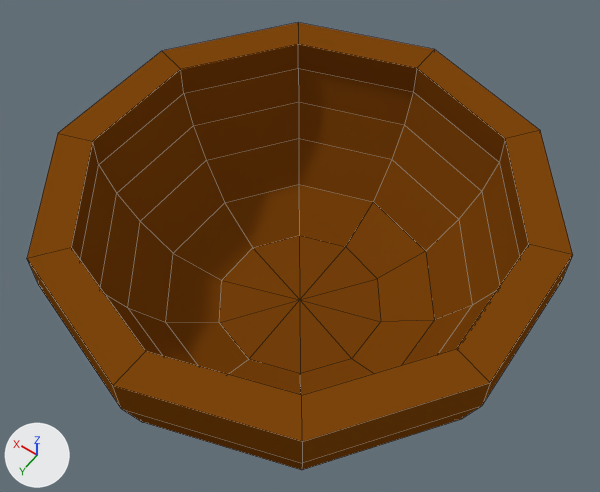
The Blender file Content/Environment/Pickupable/WoodenBowl/Meshes/SM_WoodenBowl_001.blend, before and after one commit.
Rendered twice from a 50 mm camera at (-0.12, 0.168, 0.318) aimed at (0.003, -0.004, 0.047). Every picture has the same lights, and +X, +Y and +Z are marked at lower left. Mesh edges are drawn as thin lines.

Names of what the first picture shows: 'WoodenBowl'.
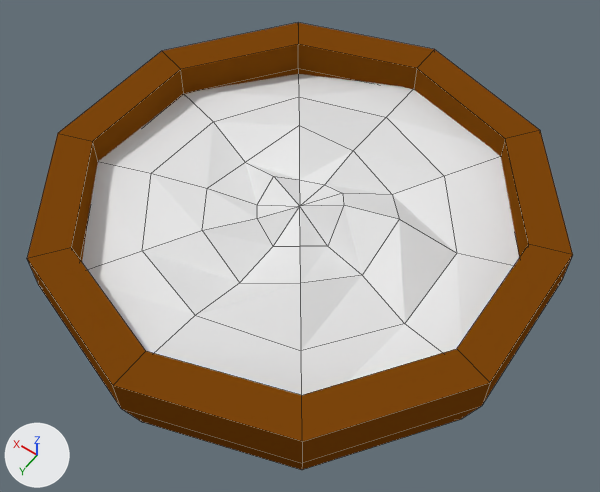
Pixel boxes (x1, y1, x2, y2) of what changed, in the pictures (600 x 492 px):
'Filling', added: after (82, 74, 519, 395)

The edits, one by one:
Material 'Filling' (mat_filling) is new.
Its base color is (0.8, 0.8, 0.8) (white #e7e7e7).
Mesh me_sphere_001 is new.
It has 41 vertices, 40 faces and spans x -0.83..0.83, y -0.87..0.87, z 0.68..0.83.
It uses material mat_filling (white #e7e7e7).
Object 'Filling' (ob_filling) is new; it shows me_sphere_001.
Its location is (0.0, 0.0, 0.0).
Its scale is (0.102, 0.102, 0.102).
